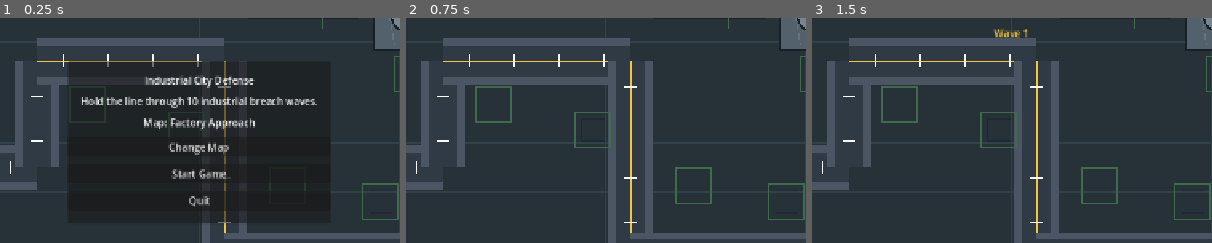
Above: before the commit, frames 1-3 (left to right).
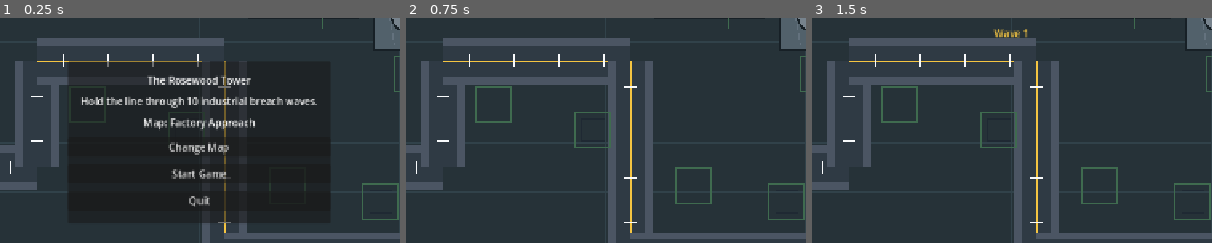
Above: after the commit, the same moments.

Repository: hobsojam/the-rosewood-tower
Game: Godot game, scene res://scenes/Game.tscn
Same seed, same stepped clock (60 frames per second), same inputs: the game is played once before the commit and once after it.
Inputs:
- Up to frame 1 (0.25 s): no input
- Up to frame 2 (0.75 s): click "Start Game" at 0.5 s
- Up to frame 3 (1.5 s): click "Start Wave" at 1.25 s
The pictures show only the part of the screen within x 13-63%, y 17-67%; the shares and areas given below are measured in that part.

The runs differ from the first frame. In frame 1, 0.7% of the frame differs, in the area x 36-64%, y 25-32%; in frame 2, nothing differs; in frame 3, nothing differs.

Commit message:
Rename game to The Rosewood Tower

Diff:
--- a/project.godot
+++ b/project.godot
@@ -10,7 +10,7 @@
 
 [application]
 
-config/name="Industrial City Defense"
+config/name="The Rosewood Tower"
 run/main_scene="res://scenes/Game.tscn"
 config/features=PackedStringArray("4.4")
 config/icon="res://icon.svg"
--- a/scripts/Game.gd
+++ b/scripts/Game.gd
@@ -333,7 +333,7 @@
 	title_panel.add_child(layout)
 
 	var title := Label.new()
-	title.text = "Industrial City Defense"
+	title.text = "The Rosewood Tower"
 	title.horizontal_alignment = HORIZONTAL_ALIGNMENT_CENTER
 	layout.add_child(title)
 
@@ -563,7 +563,7 @@
 	_update_hud()
 
 func _on_all_waves_completed() -> void:
-	status_label.text = "Industrial district secured. Victory."
+	status_label.text = "Rosewood sector secured. Victory."
 	_play_sound("victory")
 	_show_banner("District secured", Color("#8bd36b"))
 	_show_end_overlay("Victory: district secured")
Not shown, changed: export_presets.cfg
Not shown, changed: DESIGN.md
